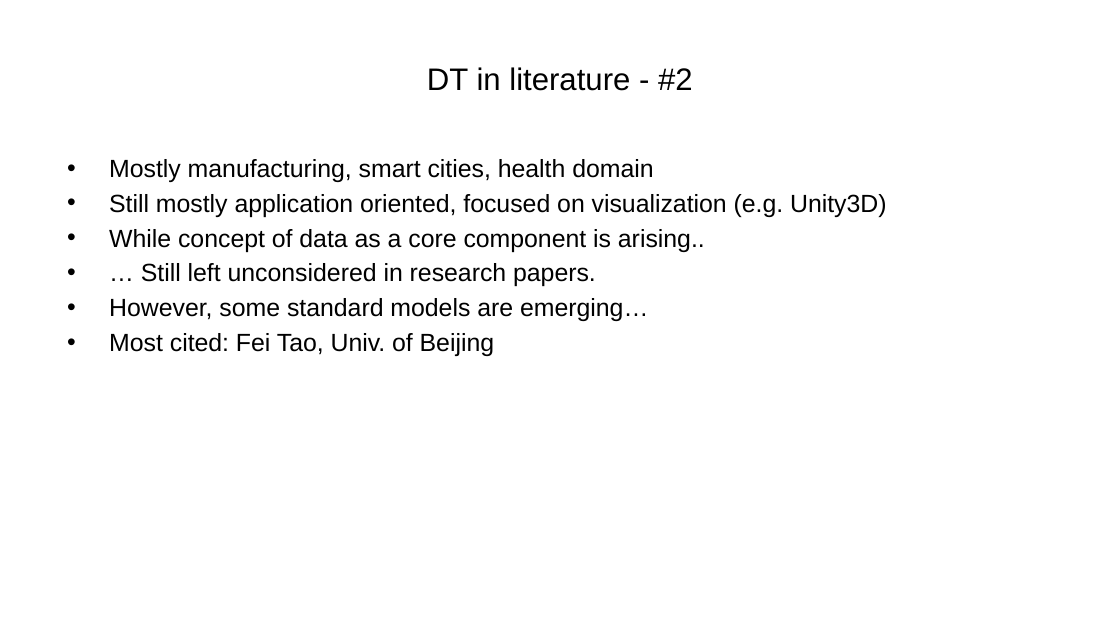
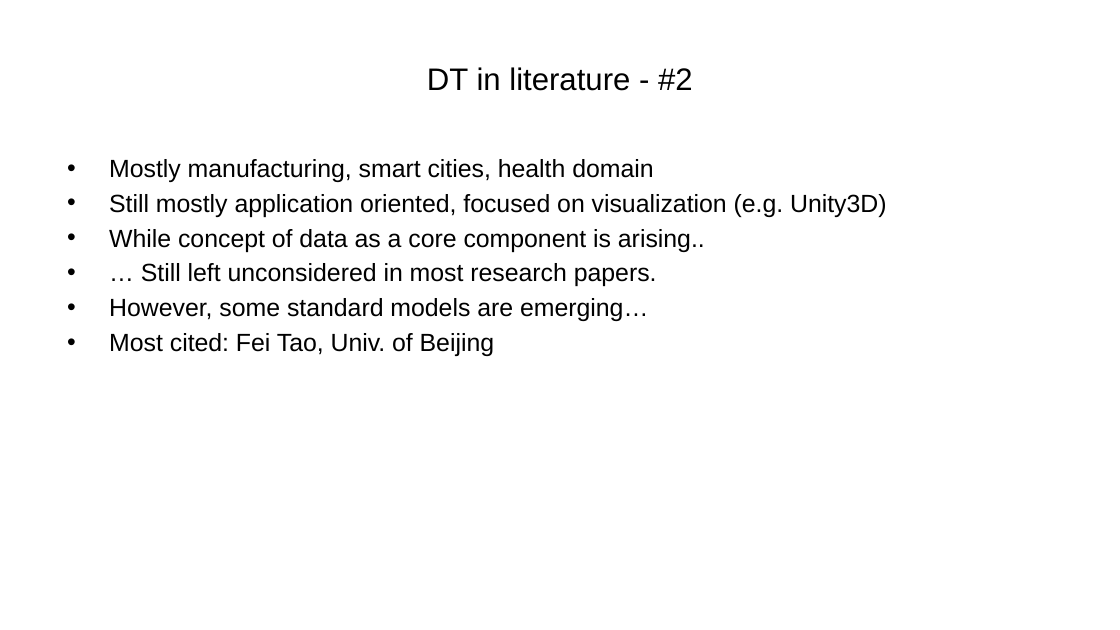
Before and after one commit to ManuelePasini/slides-markdown, a slide deck: slide 6 of digital_twins.pptx. Drawn at 1120x630 pixels with LibreOffice and Linux fonts; fonts in the diff are those of the drawing. Boxes give left, top, right and bottom in pixels: in the first picture for what was removed or moved away, otherwise in the second. Text is boxed around its words. In the diff, an @@ line names an element or a change of style, - is before the commit and + after.

```diff
--- a/digital_twins.pptx
+++ b/digital_twins.pptx
@@ text at (141, 263, 657, 286): text changed @@
-• … Still left unconsidered in research papers.
+• … Still left unconsidered in most research papers.
```
Also in this commit, not shown: 2 other slides changed, 5 other files.
